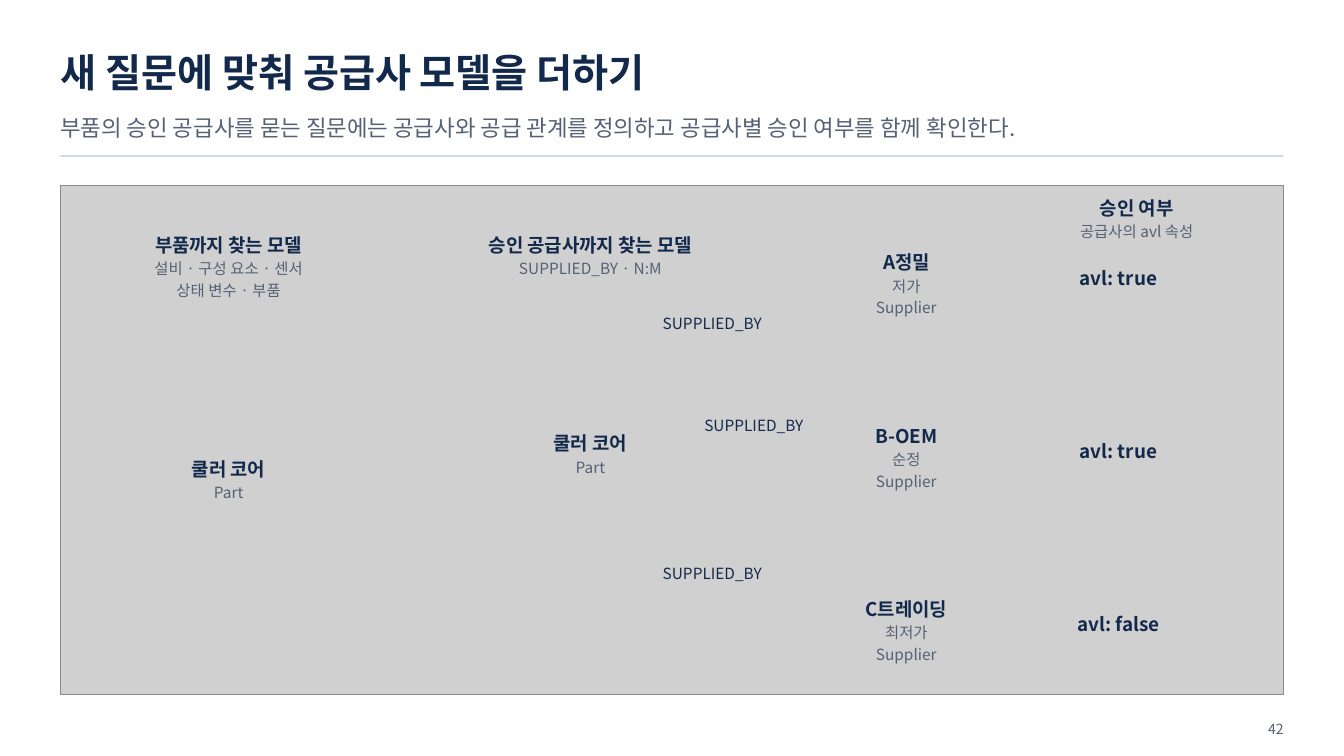
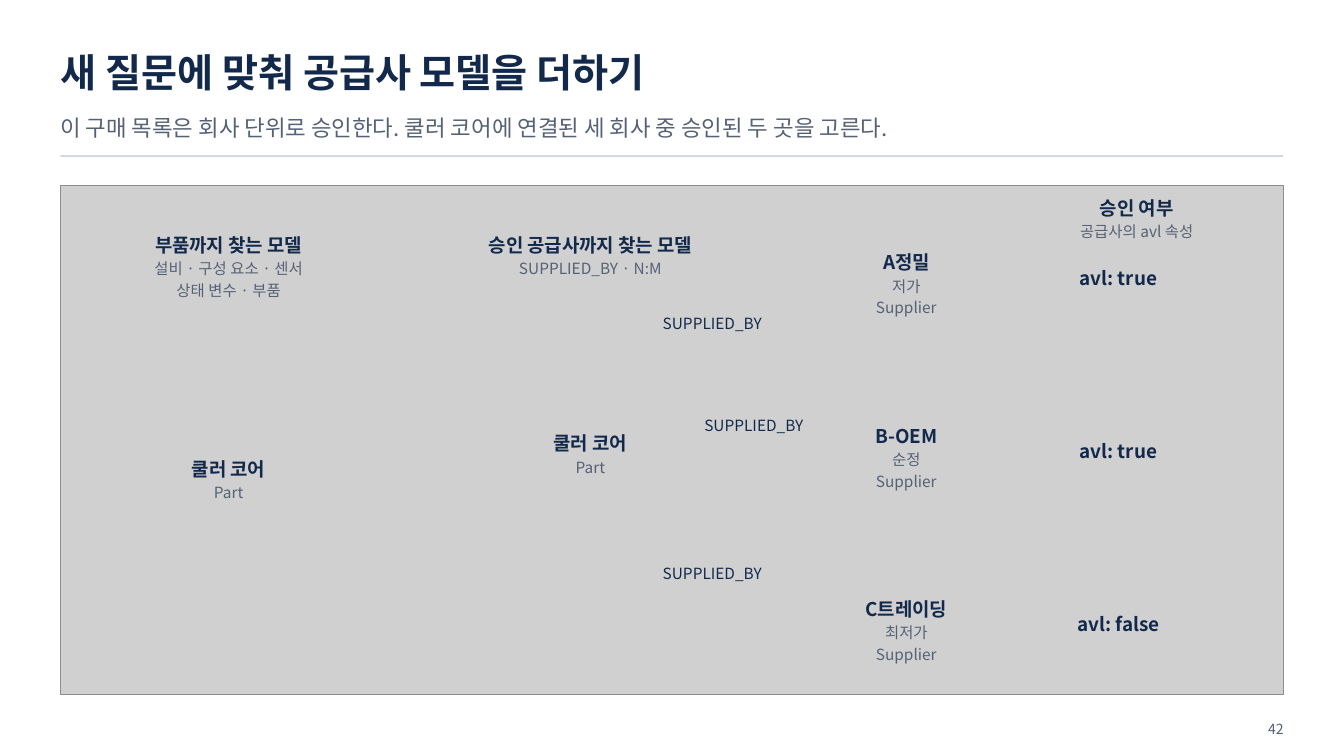
Before and after one commit to uengine-oss/hyd-iot-edu, a slide deck: slide 42 of workspace/강의제작/산출물/통합반/이론/02회차/통합반_02일차.pptx. Drawn at 1344x756 pixels with LibreOffice and Linux fonts; fonts in the diff are those of the drawing; grey boxes stand for pictures. Boxes give left, top, right and bottom in pixels: in the first picture for what was removed or moved away, otherwise in the second. Text is boxed around its words. In the diff, an @@ line names an element or a change of style, - is before the commit and + after.

Commit message:
통합반 2회차 37~43장의 설계 질문과 공급사 승인을 개편하고 편별 강조·쉼을 저장

```diff
--- a/workspace/강의제작/산출물/통합반/이론/02회차/통합반_02일차.pptx
+++ b/workspace/강의제작/산출물/통합반/이론/02회차/통합반_02일차.pptx
@@ text at (60,117,888,138): text changed @@
-부품의 승인 공급사를 묻는 질문에는 공급사와 공급 관계를 정의하고 공급사별 승인 여부를 함께 확인한다.
+이 구매 목록은 회사 단위로 승인한다. 쿨러 코어에 연결된 세 회사 중 승인된 두 곳을 고른다.
```
Also in this commit, not shown: 6 other slides changed, 17 other files.
